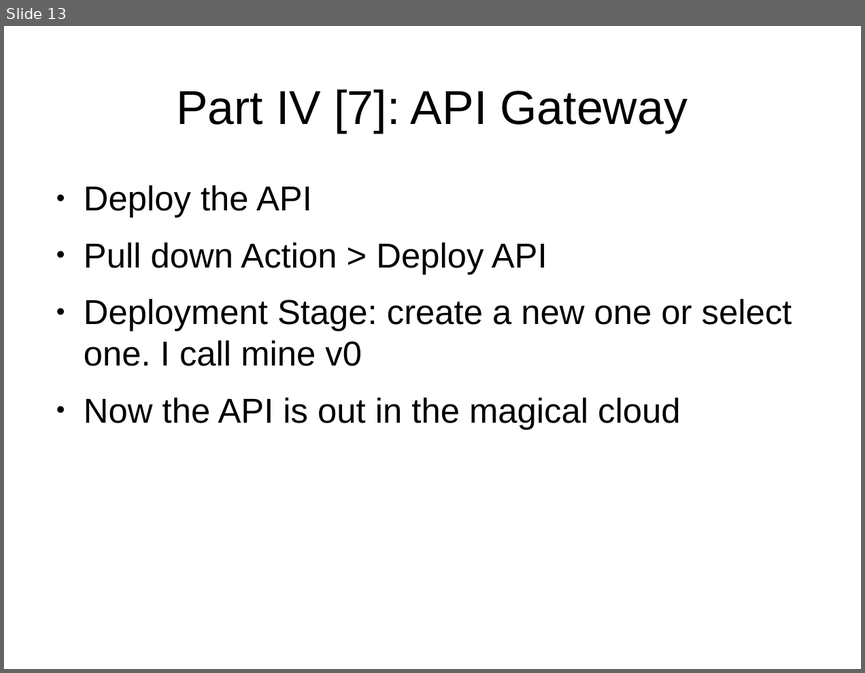
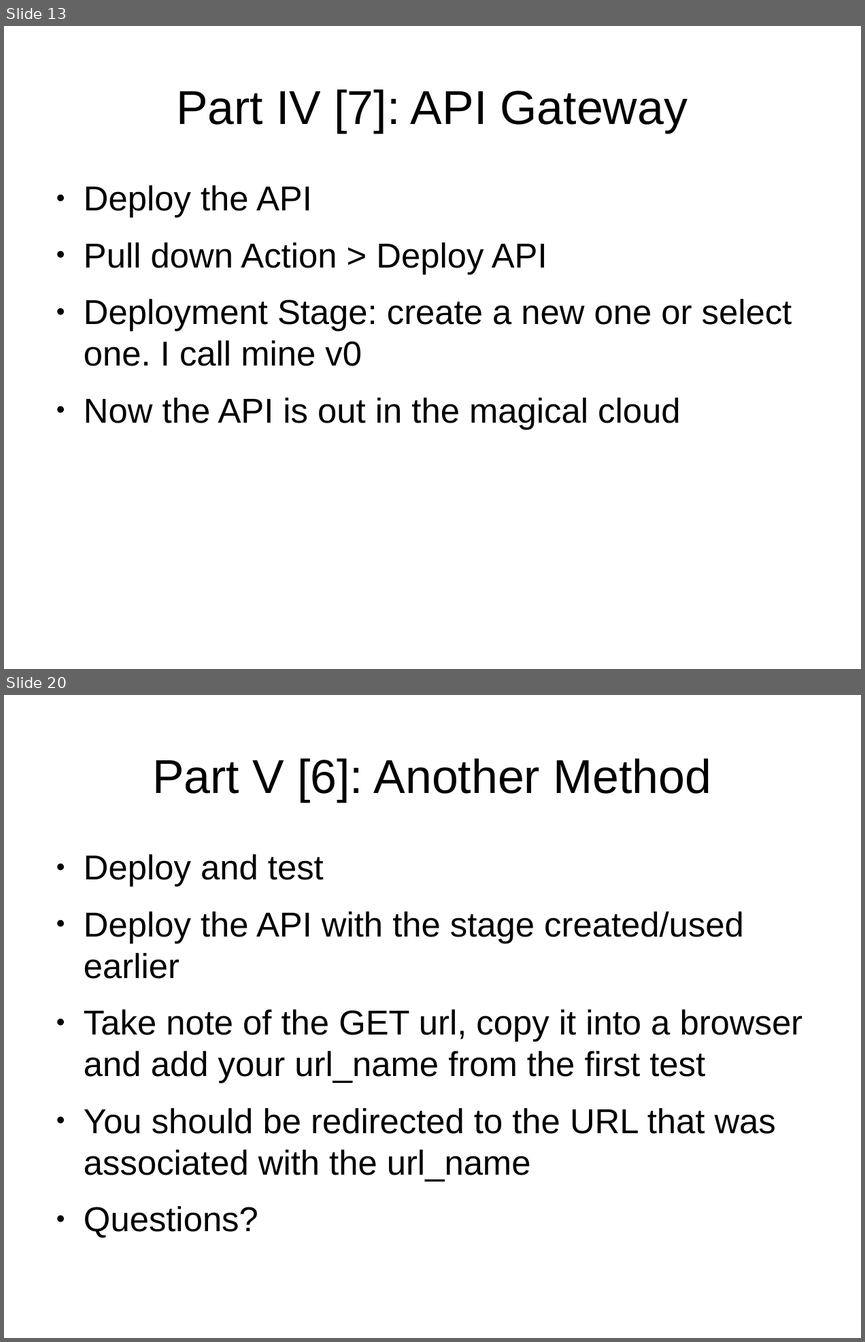
Before and after one commit to cmrsol/demo, a slide deck: api-gateway-how-to/API-GW_How-To.odp. Shown one above the other, each under a label of ours: slide 13 before the commit, slides 13 and 20 after it; the slides between them are not shown. The pictures are 865x673 and 865x1342 pixels, drawn with LibreOffice and Linux fonts; fonts in the diff are those of the drawing. Boxes give left, top, right and bottom in pixels: in the first picture for what was removed or moved away, otherwise in the second. Text is boxed around its words. In the diff, an @@ line names an element or a change of style, - is before the commit and + after.

```diff
--- a/api-gateway-how-to/API-GW_How-To.odp
+++ b/api-gateway-how-to/API-GW_How-To.odp
@@ slide 20 added at <box>4,695,861,1338</box>, background #FFFFFF @@
@@ title added at <box>152,758,711,802</box>, 44 pt, text #000000 @@
+Part V [6]: Another Method
@@ text added at <box>84,854,803,1181</box>, 32 pt, text #000000 @@
+● Deploy and test
+● Deploy the API with the stage created/used earlier
+● Take note of the GET url, copy it into a browser and add your url_name from the first test
+● You should be redirected to the URL that was associated with the url_name
+● Questions?
```
Also in this commit, not shown: 1 slide changed, 6 other slides added, 1 other file.
